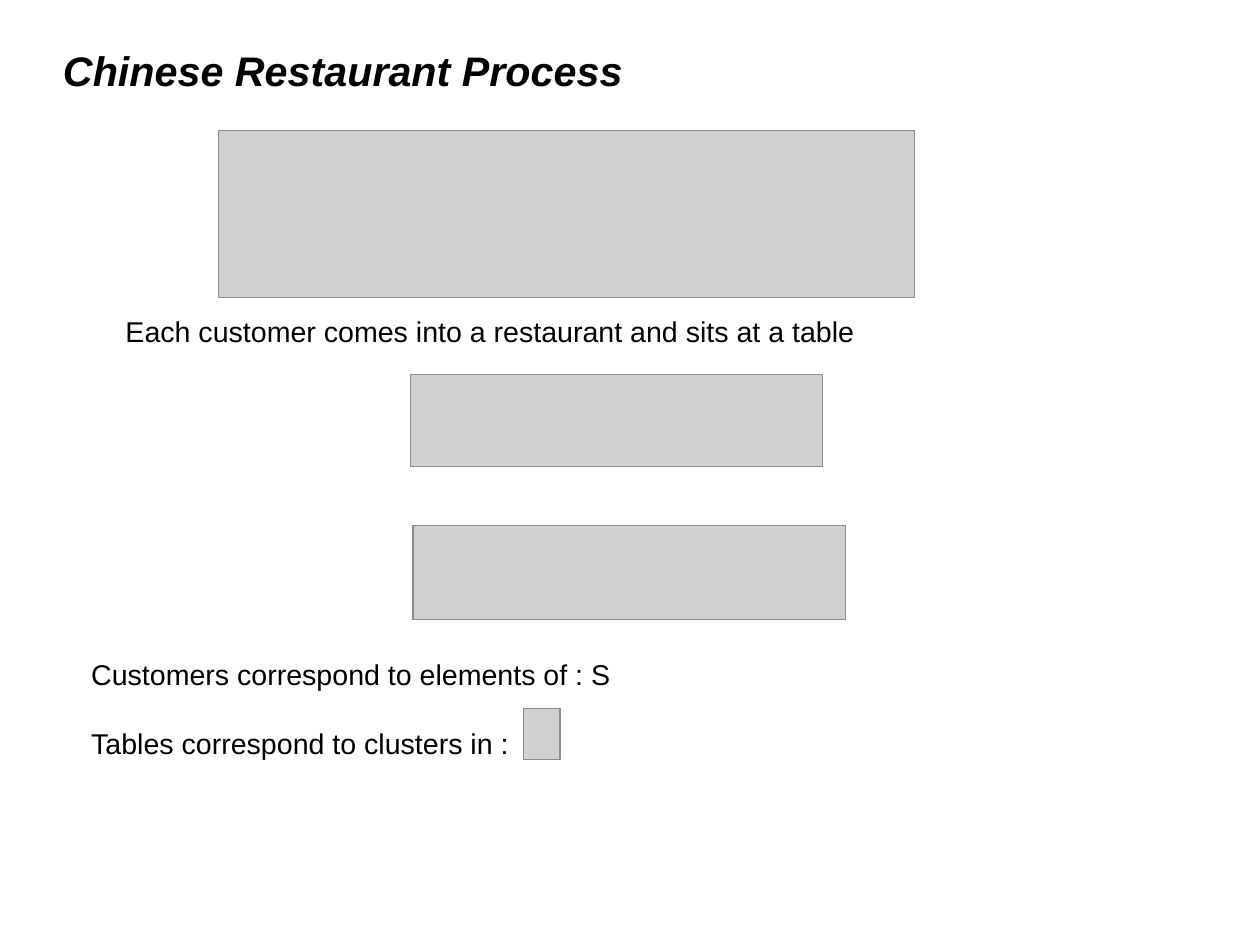
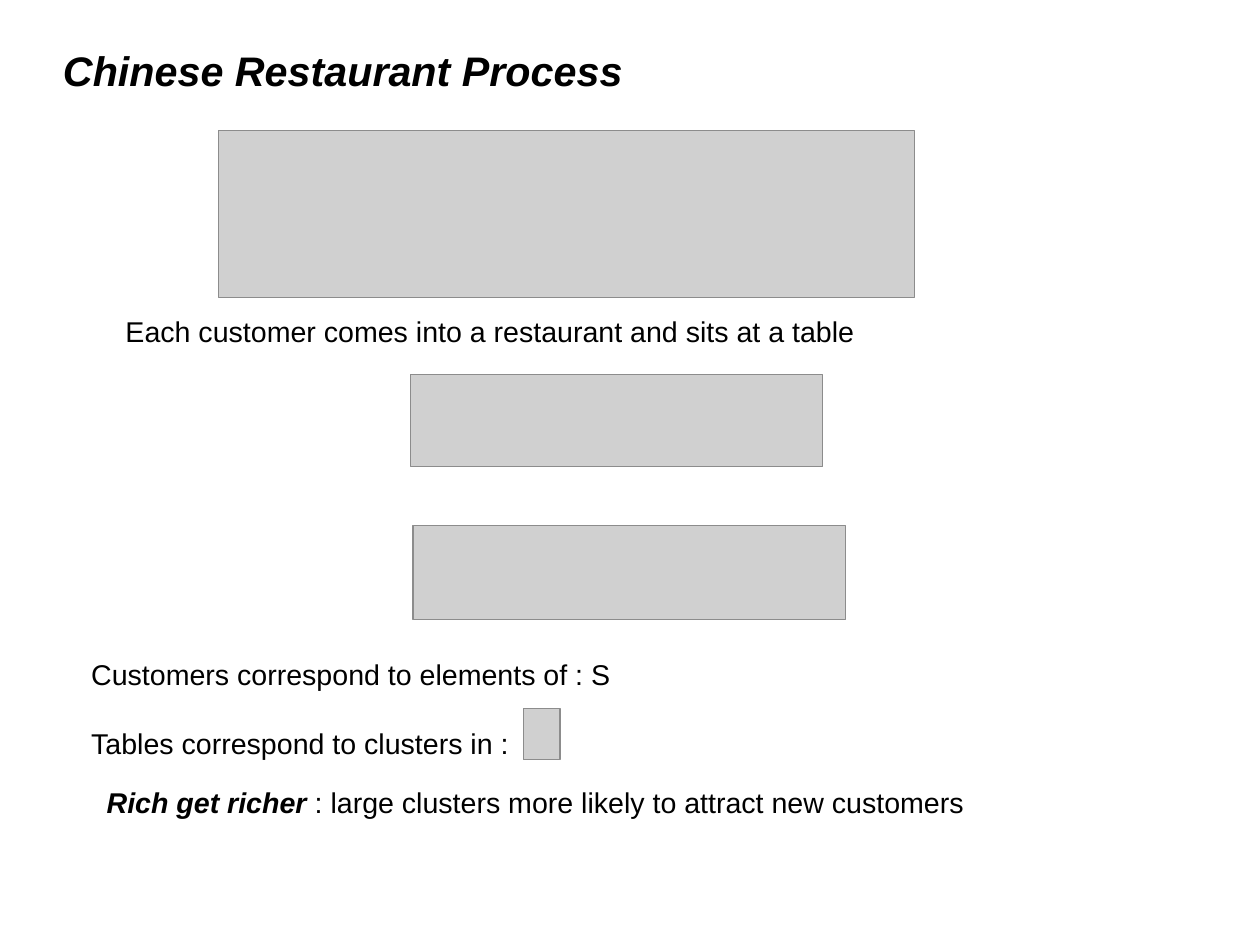
Before and after one commit to afcarl/Dirichlet_Processes, a slide deck: slide 16 of version_2.odp. Drawn at 1260x945 pixels with LibreOffice and Linux fonts; fonts in the diff are those of the drawing; grey boxes stand for pictures. Boxes give left, top, right and bottom in pixels: in the first picture for what was removed or moved away, otherwise in the second. Text is boxed around its words. In the diff, an @@ line names an element or a change of style, - is before the commit and + after.

```diff
--- a/version_2.odp
+++ b/version_2.odp
@@ text added at (x1=107, y1=792, x2=964, y2=819), 18 pt, text #000000 @@
+Rich get richer : large clusters more likely to attract new customers
```
Also in this commit, not shown: 2 other slides changed, 5 slides added, 2 slides removed.
